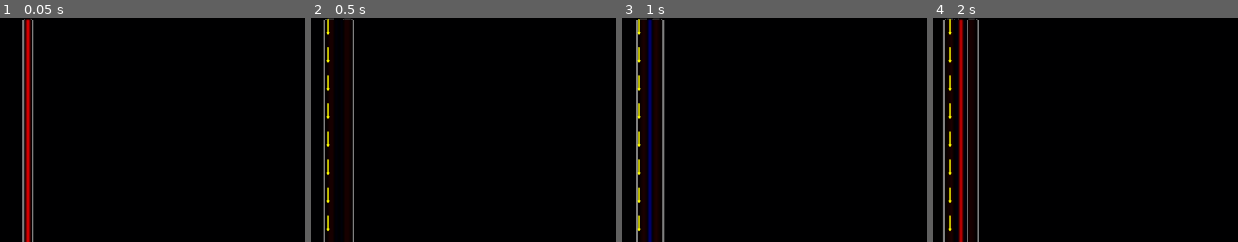
Above: before the commit, frames 1-4 (left to right).
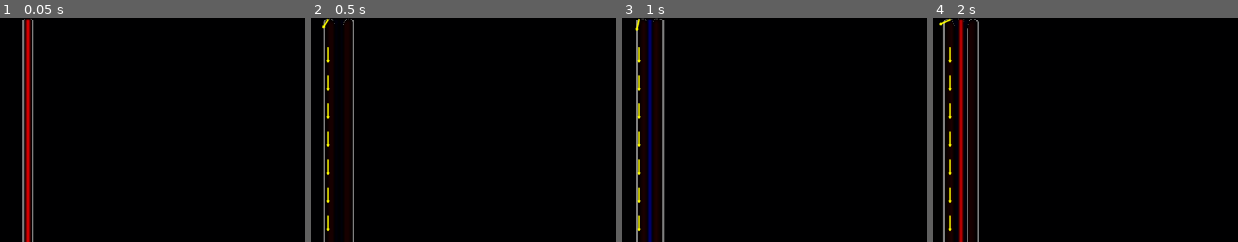
Above: after the commit, the same moments.

Repository: mjXmsdgh/Maxwellsequations
Game: Godot game, scene res://scene/main.tscn
Two runs of this game, one before a commit and one after it. Both use one fixed random seed, a clock stepped at 60 frames per second and the inputs below. The project has no main scene, so this scene is started directly.
Inputs (mouse positions are % of the whole screen's width and height, from its top left):
- Up to frame 1 (0.05 s): no input
- Up to frame 2 (0.5 s): no input
- Up to frame 3 (1 s): tap Enter at 0.5 s; move the mouse to (88, 45) at 0.52 s; tap R at 0.6 s; click (88, 45) at 0.67 s
- Up to frame 4 (2 s): move the mouse to (33, 55) at 1.27 s; tap R at 1.35 s; click (33, 55) at 1.42 s
The pictures show only the part of the screen within x 0-50%, y 0-50%; the shares and areas given below are measured in that part.

Frame 1 is identical in both runs. In frame 2, 0.1% of the frame differs, in the area x 3-14%, y 0-8%; in frame 3, 0.1%; in frame 4, 0.2%, in the area x 1-16%, y 0-8%.

Commit message:
Refactor FDTD magnetic field update and improve tests
Refactored the magnetic field update logic in FDTDEngine.gd to use standard Yee grid definitions and clarified loop ranges for Hx and Hy updates. In test_magnetic_field.gd, introduced helper functions for engine initialization and assertions, simplified test logic, and improved test structure for better maintainability and clarity.

Diff:
--- a/script/FDTDEngine.gd
+++ b/script/FDTDEngine.gd
@@ -102,16 +102,21 @@
 
 func _update_magnetic_field():
 	var update_factor = COURANT_NUMBER * time_scale
-	for y in range(1, GRID_HEIGHT - 1):
-		# Hxの更新: Hx(i, j+1/2)はEz(i, j+1)とEz(i, j)から計算される
-		# ループ範囲がHyと異なる場合があるが、ここでは簡単化のため同じループで処理
-		for x in range(1, GRID_WIDTH - 1): # 本来は for x in range(0, GRID_WIDTH -1)
+
+	# Hxの更新: Hx(i, j+1/2) = Hx(...) - C * (Ez(i, j+1) - Ez(i, j))
+	# ループ範囲: yは0からGRID_HEIGHT-2まで (ez[idx+GRID_WIDTH]にアクセスするため)
+	# xは0からGRID_WIDTH-1まで (Hxはグリッドの左右両端にも存在する)
+	for y in range(0, GRID_HEIGHT - 1):
+		for x in range(0, GRID_WIDTH):
 			var idx = y * GRID_WIDTH + x
-			# Hxの更新式を、より標準的なYeeグリッドの定義に修正
-			# Hx(i, j+1/2)の更新は -C * (Ez(i, j+1) - Ez(i, j))
 			hx[idx] = hx[idx] - update_factor * (ez[idx + GRID_WIDTH] - ez[idx])
-			# Hyの更新式は元々標準的な定義と一致していた
-			# Hy(i+1/2, j)の更新は C * (Ez(i+1, j) - Ez(i, j))
+
+	# Hyの更新: Hy(i+1/2, j) = Hy(...) + C * (Ez(i+1, j) - Ez(i, j))
+	# ループ範囲: yは0からGRID_HEIGHT-1まで (Hyはグリッドの上下両端にも存在する)
+	# xは0からGRID_WIDTH-2まで (ez[idx+1]にアクセスするため)
+	for y in range(0, GRID_HEIGHT):
+		for x in range(0, GRID_WIDTH - 1):
+			var idx = y * GRID_WIDTH + x
 			hy[idx] = hy[idx] + update_factor * (ez[idx + 1] - ez[idx])
 
 func _update_electric_field():
--- a/test/test_magnetic_field.gd
+++ b/test/test_magnetic_field.gd
@@ -8,14 +8,19 @@
 func _ready():
 	print("--- Running FDTD Engine and Visualizer Logic Tests ---")
 
-	var all_tests_passed = true
-	# 各テスト関数を呼び出し、結果をANDで結合していく
-	all_tests_passed = test_hx_calculation() and all_tests_passed
-	all_tests_passed = test_hy_calculation() and all_tests_passed
-	all_tests_passed = test_electric_field_from_hy() and all_tests_passed
-	all_tests_passed = test_electric_field_from_hx() and all_tests_passed
-	all_tests_passed = test_visualizer_hx_interpolation() and all_tests_passed
-	all_tests_passed = test_visualizer_hy_interpolation() and all_tests_passed
+	var tests_to_run = [
+		test_hx_calculation,
+		test_hy_calculation,
+		test_electric_field_from_hy,
+		test_electric_field_from_hx,
+		test_visualizer_hx_interpolation,
+		test_visualizer_hy_interpolation,
+	]
+
+	var all_tests_passed = true
+	for test_func in tests_to_run:
+		# 各テスト関数を呼び出し、結果をANDで結合していく
+		all_tests_passed = test_func.call() and all_tests_passed
 
 	if all_tests_passed:
 		print("--- All tests passed successfully! ---")
@@ -27,28 +32,42 @@
 	get_tree().quit()
 
 
+# テストのアサーションを行うヘルパー関数
+func _check(value, expected, message) -> bool:
+	if not is_equal_approx(value, expected):
+		printerr("  [FAIL] %s. Expected: %f, Got: %f" % [message, expected, value])
+		return false
+	return true
+
+# 初期化済みのFDTDEngineインスタンスを作成するヘルパー関数
+func _create_initialized_engine() -> FDTDEngine:
+	var engine = FDTDEngine.new()
+	engine.initialize()
+	return engine
+
+# 中央に波源を持つ初期化済みFDTDEngineインスタンスを作成するヘルパー関数
+func _create_engine_with_central_source() -> FDTDEngine:
+	var engine = _create_initialized_engine()
+	var grid_width = FDTDEngine.GRID_WIDTH
+	var source_pos = Vector2i(grid_width / 2, FDTDEngine.GRID_HEIGHT / 2)
+	engine.ez[source_pos.y * grid_width + source_pos.x] = 1.0
+	return engine
+
+
 # FDTDEngineのHx磁場計算ロジックを検証するテスト
 func test_hx_calculation() -> bool:
 	print("Running test: test_hx_calculation")
 
 	# セットアップ: 中央にEz波源を置いたエンジンを準備
-	var engine = FDTDEngine.new()
-	engine.initialize()
+	var engine = _create_engine_with_central_source()
 	var grid_width = FDTDEngine.GRID_WIDTH
 	var source_pos = Vector2i(grid_width / 2, FDTDEngine.GRID_HEIGHT / 2)
-	var source_strength = 1.0
-	engine.ez[source_pos.y * grid_width + source_pos.x] = source_strength
 
 	# 実行: 磁場を1ステップ更新
 	engine._update_magnetic_field()
 
 	# 検証: Ez波源の上下のHxが理論通りに更新されたか確認
 	var all_tests_passed = true
-	var check = func(value, expected, message):
-		if not is_equal_approx(value, expected):
-			printerr("  [FAIL] %s. Expected: %f, Got: %f" % [message, expected, value])
-			all_tests_passed = false
-
 	var update_factor = FDTDEngine.COURANT_NUMBER * engine.time_scale
 
 	# Hxの期待値: hx[j*w+i] は Hx(i, j+1/2) に対応する。
@@ -57,14 +76,14 @@
 	# Hx below source: Hx(i, j-1/2) -> hx[(j-1)*w+i]
 	# この更新は Ez(i,j) と Ez(i,j-1) を使う
 	var hx_idx_below = (source_pos.y - 1) * grid_width + source_pos.x
-	var expected_hx_below = -update_factor * (source_strength - 0.0) # -C * (Ez(i,j) - Ez(i,j-1))
-	check.call(engine.hx[hx_idx_below], expected_hx_below, "Hx calculation (below source)")
+	var expected_hx_below = -update_factor * (1.0 - 0.0) # -C * (Ez(i,j) - Ez(i,j-1))
+	all_tests_passed = all_tests_passed and _check(engine.hx[hx_idx_below], expected_hx_below, "Hx calculation (below source)")
 
 	# Hx above source: Hx(i, j+1/2) -> hx[j*w+i]
 	# この更新は Ez(i,j+1) と Ez(i,j) を使う
 	var hx_idx_above = source_pos.y * grid_width + source_pos.x
-	var expected_hx_above = -update_factor * (0.0 - source_strength) # -C * (Ez(i,j+1) - Ez(i,j))
-	check.call(engine.hx[hx_idx_above], expected_hx_above, "Hx calculation (above source)")
+	var expected_hx_above = -update_factor * (0.0 - 1.0) # -C * (Ez(i,j+1) - Ez(i,j))
+	all_tests_passed = all_tests_passed and _check(engine.hx[hx_idx_above], expected_hx_above, "Hx calculation (above source)")
 
 	if all_tests_passed:
 		print("  [PASS] FDTDEngine Hx calculation logic.")
@@ -76,34 +95,26 @@
 	print("Running test: test_hy_calculation")
 
 	# セットアップ: 中央にEz波源を置いたエンジンを準備
-	var engine = FDTDEngine.new()
-	engine.initialize()
+	var engine = _create_engine_with_central_source()
 	var grid_width = FDTDEngine.GRID_WIDTH
 	var source_pos = Vector2i(grid_width / 2, FDTDEngine.GRID_HEIGHT / 2)
-	var source_strength = 1.0
-	engine.ez[source_pos.y * grid_width + source_pos.x] = source_strength
 
 	# 実行: 磁場を1ステップ更新
 	engine._update_magnetic_field()
 
 	# 検証: Ez波源の左右のHyが理論通りに更新されたか確認
 	var all_tests_passed = true
-	var check = func(value, expected, message):
-		if not is_equal_approx(value, expected):
-			printerr("  [FAIL] %s. Expected: %f, Got: %f" % [message, expected, value])
-			all_tests_passed = false
-
 	var update_factor = FDTDEngine.COURANT_NUMBER * engine.time_scale
 
 	# Hyの期待値: Hy(i+1/2, j)の更新は C * (Ez(i+1, j) - Ez(i, j))
 	# hy[j*w+i] は Hy(i+1/2, j) に対応
 	var hy_idx_left = source_pos.y * grid_width + source_pos.x - 1 # Hy(i-1/2, j)
-	var expected_hy_left = update_factor * (source_strength - 0.0)
-	check.call(engine.hy[hy_idx_left], expected_hy_left, "Hy calculation (left of source)")
+	var expected_hy_left = update_factor * (1.0 - 0.0)
+	all_tests_passed = all_tests_passed and _check(engine.hy[hy_idx_left], expected_hy_left, "Hy calculation (left of source)")
 
 	var hy_idx_right = source_pos.y * grid_width + source_pos.x # Hy(i+1/2, j)
-	var expected_hy_right = update_factor * (0.0 - source_strength)
-	check.call(engine.hy[hy_idx_right], expected_hy_right, "Hy calculation (right of source)")
+	var expected_hy_right = update_factor * (0.0 - 1.0)
+	all_tests_passed = all_tests_passed and _check(engine.hy[hy_idx_right], expected_hy_right, "Hy calculation (right of source)")
 
 	if all_tests_passed:
 		print("  [PASS] FDTDEngine Hy calculation logic.")
@@ -114,11 +125,6 @@
 	print("Running test: test_electric_field_from_hy")
 
 	var all_tests_passed = true
-	var check = func(value, expected, message):
-		if not is_equal_approx(value, expected):
-			printerr("  [FAIL] %s. Expected: %f, Got: %f" % [message, expected, value])
-			all_tests_passed = false
-
 	# --- セットアップ ---
 	var grid_width = FDTDEngine.GRID_WIDTH
 	var test_pos = Vector2i(grid_width / 2, FDTDEngine.GRID_HEIGHT / 2)
@@ -126,8 +132,7 @@
 	var h_strength = 1.0
 
 	# --- 実行 ---
-	var engine = FDTDEngine.new()
-	engine.initialize()
+	var engine = _create_initialized_engine()
 	var update_factor = FDTDEngine.COURANT_NUMBER * engine.time_scale
 	engine.hy[test_idx] = h_strength # Corresponds to Hy(i+1/2, j)
 	engine._update_electric_field()
@@ -136,12 +141,12 @@
 	# Ez(i,j) update: C * (Hy(i+1/2,j) - Hy(i-1/2,j)) -> C * (hy[j*w+i] - hy[j*w+i-1])
 	# Ez(i,j) at test_idx is affected positively by hy[test_idx]
 	var expected_ez_at_pos = update_factor * h_strength
-	check.call(engine.ez[test_idx], expected_ez_at_pos, "Ez(i,j) from Hy(i+1/2,j)")
+	all_tests_passed = all_tests_passed and _check(engine.ez[test_idx], expected_ez_at_pos, "Ez(i,j) from Hy(i+1/2,j)")
 
 	# Ez(i+1,j) update: C * (Hy(i+3/2,j) - Hy(i+1/2,j)) -> C * (hy[j*w+i+1] - hy[j*w+i])
 	# Ez(i+1,j) at test_idx+1 is affected negatively by hy[test_idx]
 	var expected_ez_at_pos_plus_1 = -update_factor * h_strength
-	check.call(engine.ez[test_idx + 1], expected_ez_at_pos_plus_1, "Ez(i+1,j) from Hy(i+1/2,j)")
+	all_tests_passed = all_tests_passed and _check(engine.ez[test_idx + 1], expected_ez_at_pos_plus_1, "Ez(i+1,j) from Hy(i+1/2,j)")
 
 	if all_tests_passed:
 		print("  [PASS] Electric field calculation (from Hy).")
@@ -153,18 +158,12 @@
 	print("Running test: test_electric_field_from_hx")
 
 	var all_tests_passed = true
-	var check = func(value, expected, message):
-		if not is_equal_approx(value, expected):
-			printerr("  [FAIL] %s. Expected: %f, Got: %f" % [message, expected, value])
-			all_tests_passed = false
-
 	var grid_width = FDTDEngine.GRID_WIDTH
 	var test_pos = Vector2i(grid_width / 2, FDTDEngine.GRID_HEIGHT / 2)
 	var test_idx = test_pos.y * grid_width + test_pos.x
 	var h_strength = 1.0
 
-	var engine = FDTDEngine.new()
-	engine.initialize()
+	var engine = _create_initialized_engine()
 	var update_factor = FDTDEngine.COURANT_NUMBER * engine.time_scale
 	# hx[test_idx] は Hx(i, j+1/2) に対応
 	engine.hx[test_idx] = h_strength
@@ -172,10 +171,10 @@
 
 	# Ez(i,j)の更新式: ... - C * (Hx(i, j+1/2) - Hx(i, j-1/2))
 	var expected_ez_from_hx = -update_factor * h_strength
-	check.call(engine.ez[test_idx], expected_ez_from_hx, "Ez(i,j) from Hx(i,j+1/2)")
+	all_tests_passed = all_tests_passed and _check(engine.ez[test_idx], expected_ez_from_hx, "Ez(i,j) from Hx(i,j+1/2)")
 
 	var expected_ez_at_pos_plus_1_y = update_factor * h_strength
-	check.call(engine.ez[test_idx + grid_width], expected_ez_at_pos_plus_1_y, "Ez(i,j+1) from Hx(i,j+1/2)")
+	all_tests_passed = all_tests_passed and _check(engine.ez[test_idx + grid_width], expected_ez_at_pos_plus_1_y, "Ez(i,j+1) from Hx(i,j+1/2)")
 
 	if all_tests_passed:
 		print("  [PASS] Electric field calculation (from Hx).")
@@ -206,13 +205,8 @@
 
 	# 検証
 	var all_tests_passed = true
-	var check = func(value, expected, message):
-		if not is_equal_approx(value, expected):
-			printerr("  [FAIL] %s. Expected: %f, Got: %f" % [message, expected, value])
-			all_tests_passed = false
-
 	var expected_hx_interp = (hx_val1 + hx_val2) * 0.5
-	check.call(hx_interp, expected_hx_interp, "Visualizer Hx interpolation")
+	all_tests_passed = all_tests_passed and _check(hx_interp, expected_hx_interp, "Visualizer Hx interpolation")
 
 	if all_tests_passed:
 		print("  [PASS] MagneticFieldVisualizer Hx interpolation logic.")
@@ -242,13 +236,8 @@
 
 	# 検証
 	var all_tests_passed = true
-	var check = func(value, expected, message):
-		if not is_equal_approx(value, expected):
-			printerr("  [FAIL] %s. Expected: %f, Got: %f" % [message, expected, value])
-			all_tests_passed = false
-
 	var expected_hy_interp = (hy_val1 + hy_val2) * 0.5
-	check.call(hy_interp, expected_hy_interp, "Visualizer Hy interpolation")
+	all_tests_passed = all_tests_passed and _check(hy_interp, expected_hy_interp, "Visualizer Hy interpolation")
 
 	if all_tests_passed:
 		print("  [PASS] MagneticFieldVisualizer Hy interpolation logic.")
